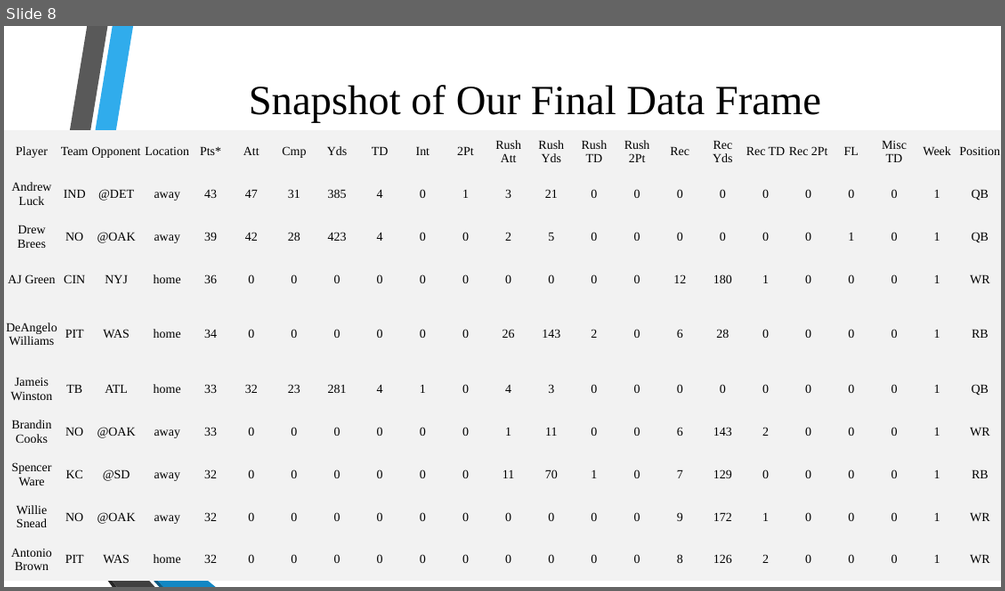
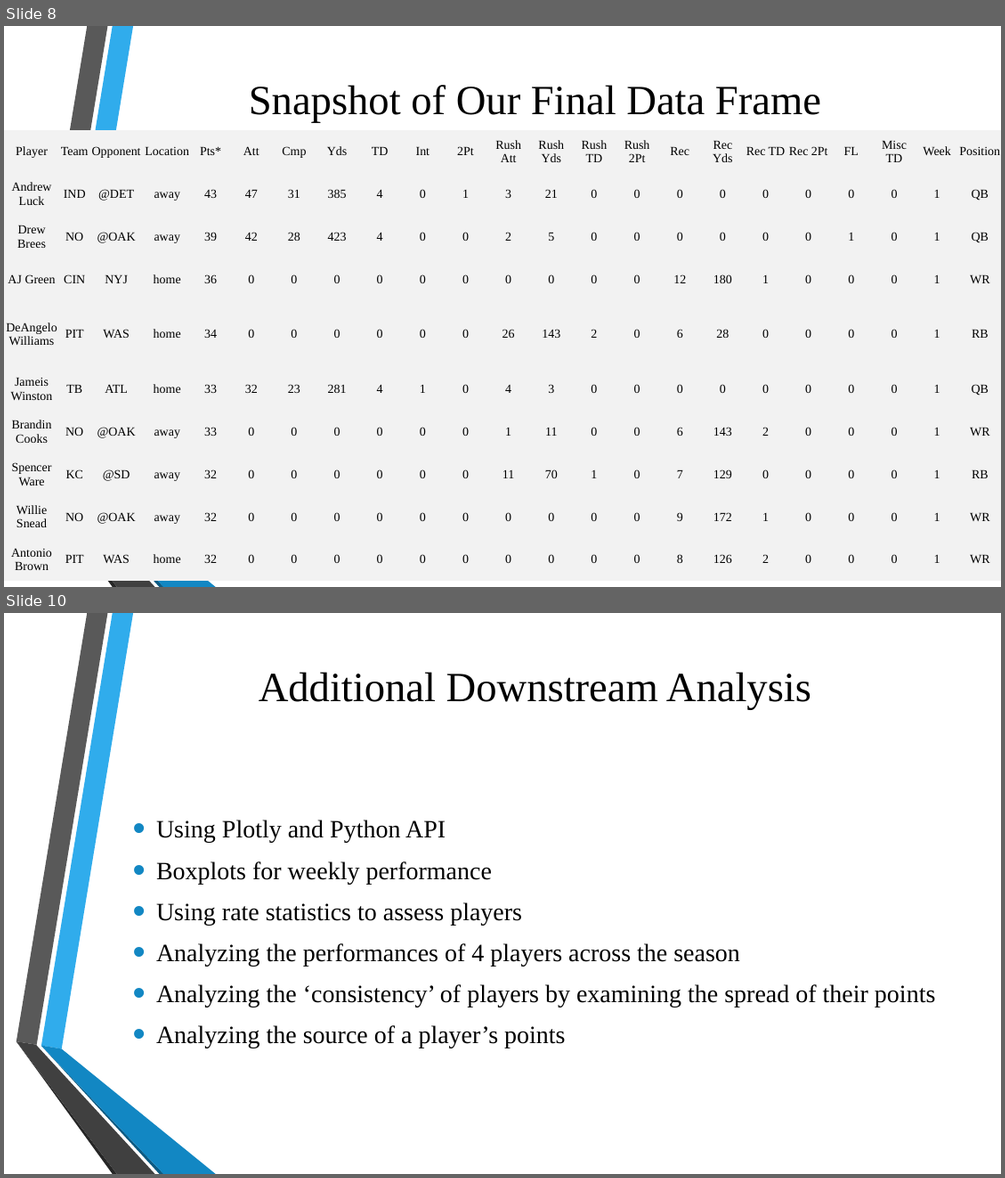
Before and after one commit to myz540/fantasy_analytics, a slide deck: fantasy_analytics_PP.pptx. Shown one above the other, each under a label of ours: slide 8 before the commit, slides 8 and 10 after it; the slides between them are not shown. The pictures are 1005x591 and 1005x1178 pixels, drawn with LibreOffice and Linux fonts; fonts in the diff are those of the drawing; background and template pictures are left out. Boxes give left, top, right and bottom in pixels: in the first picture for what was removed or moved away, otherwise in the second. Text is boxed around its words. In the diff, an @@ line names an element or a change of style, - is before the commit and + after.

```diff
--- a/fantasy_analytics_PP.pptx
+++ b/fantasy_analytics_PP.pptx
@@ slide 10 added at (x1=4, y1=613, x2=1001, y2=1174), background picture (left out); not listed: 6 template elements that a slide beside it also shows @@
@@ title added at (x1=259, y1=672, x2=811, y2=710), 40 pt, text #000000 @@
+Additional Downstream Analysis
@@ text added at (x1=156, y1=819, x2=935, y2=1048), 24 pt, text #000000 @@
+• Using Plotly and Python API
+• Boxplots for weekly performance
+• Using rate statistics to assess players
+• Analyzing the performances of 4 players across the season
+• Analyzing the ‘consistency’ of players by examining the spread of their points
+• Analyzing the source of a player’s points
```
Also in this commit, not shown: 1 slide changed, 2 other files.
